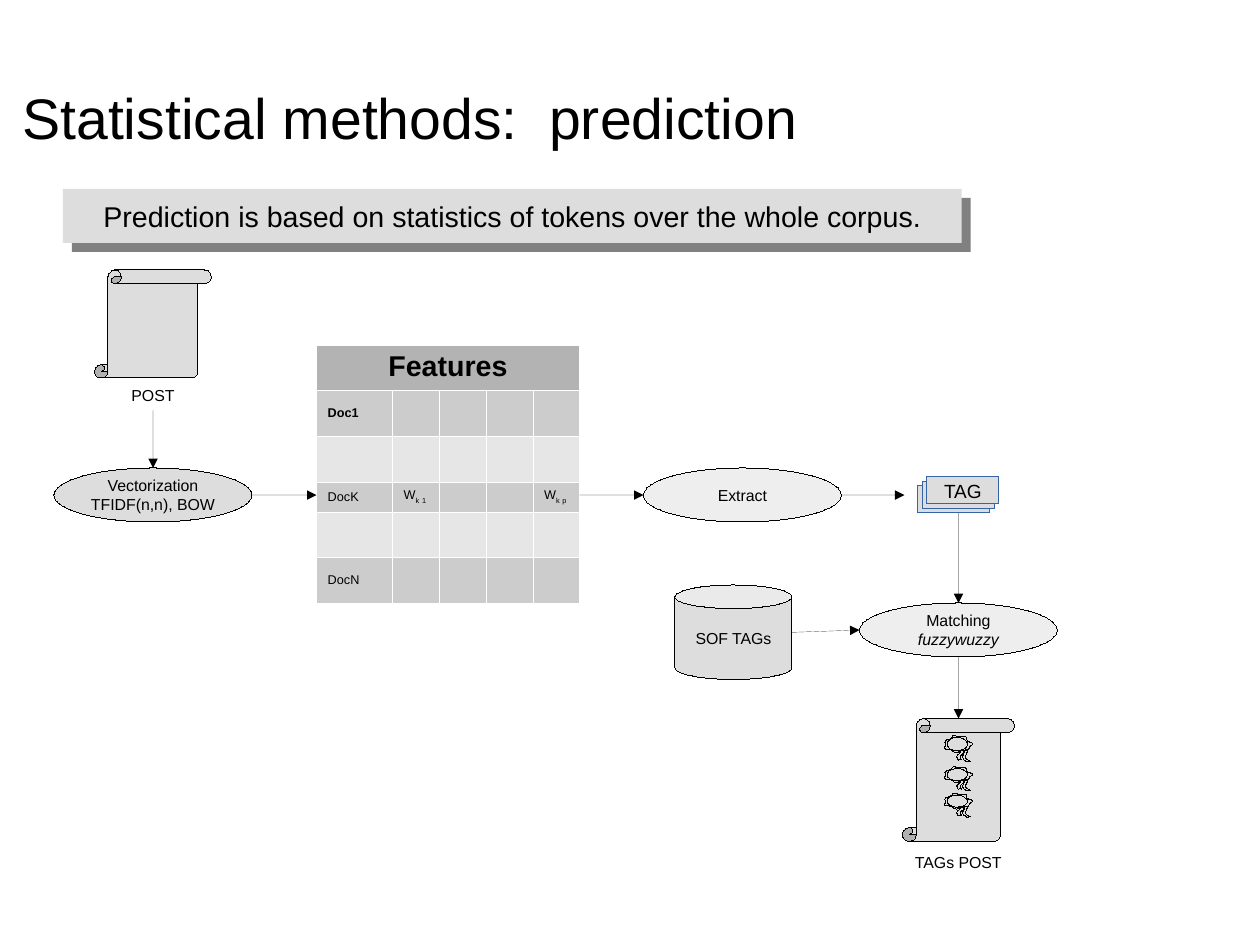
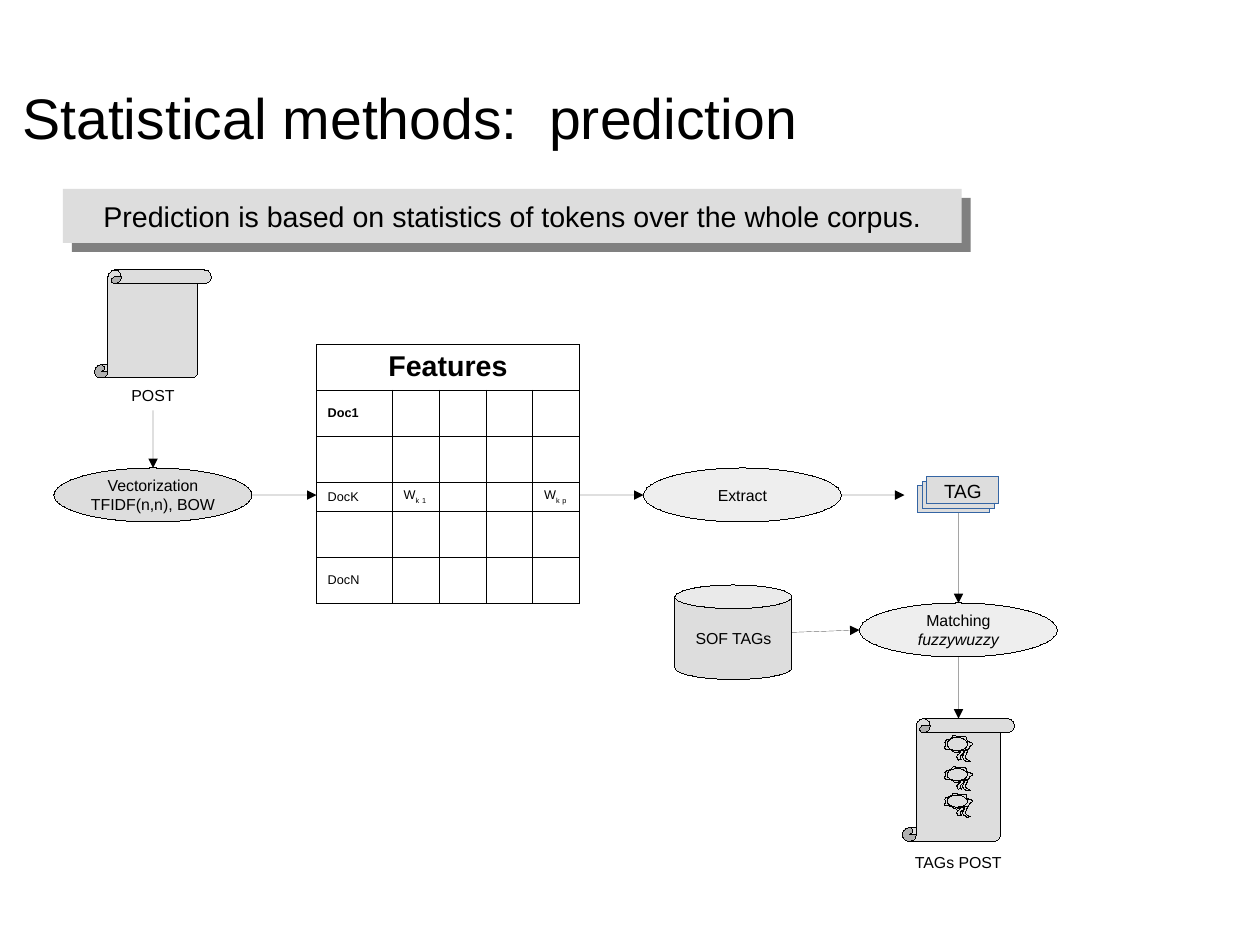
Before and after one commit to dataforcast/OC_Datascientist, a slide deck: slide 13 of P6/report/Openclassrooms_ParcoursDatascientist_P6-V1.odp. Drawn at 1260x945 pixels with LibreOffice and Linux fonts; fonts in the diff are those of the drawing; background and template pictures are left out. Boxes give left, top, right and bottom in pixels: in the first picture for what was removed or moved away, otherwise in the second. Text is boxed around its words. In the diff, an @@ line names an element or a change of style, - is before the commit and + after.

```diff
--- a/P6/report/Openclassrooms_ParcoursDatascientist_P6-V1.odp
+++ b/P6/report/Openclassrooms_ParcoursDatascientist_P6-V1.odp
@@ table at [317, 344, 580, 592] @@
@@ fill #B3B3B3 to none in row 1, column 1 @@
@@ fill #CCCCCC to none in 5 cells @@
@@ borders changed @@
```
Also in this commit, not shown: 10 other slides changed, 1 slide added, 1 slide removed, 5 other files.
